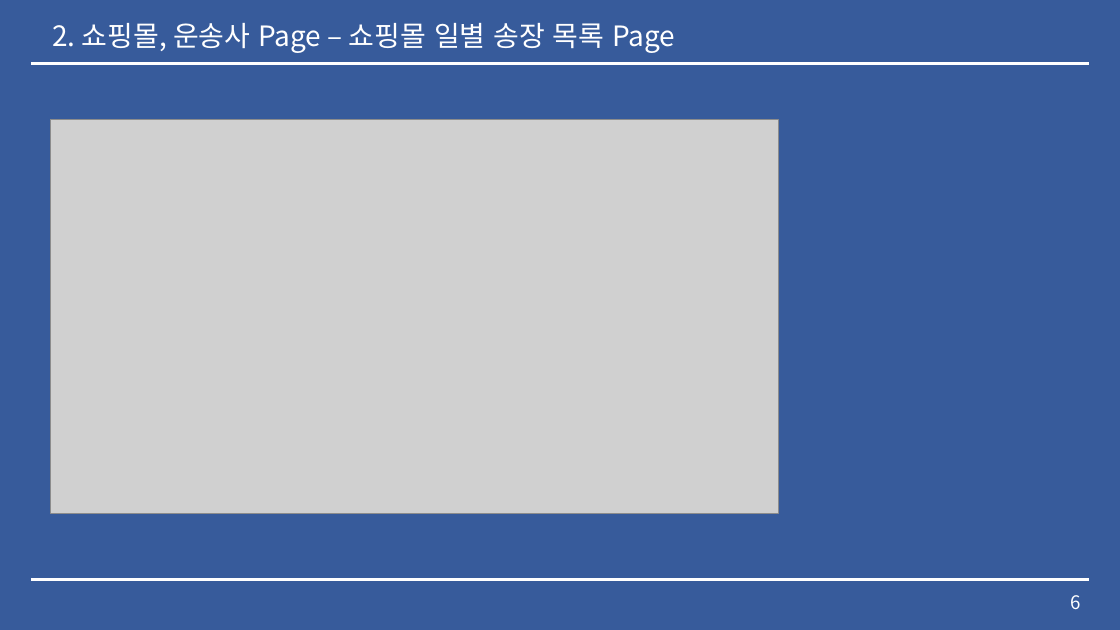
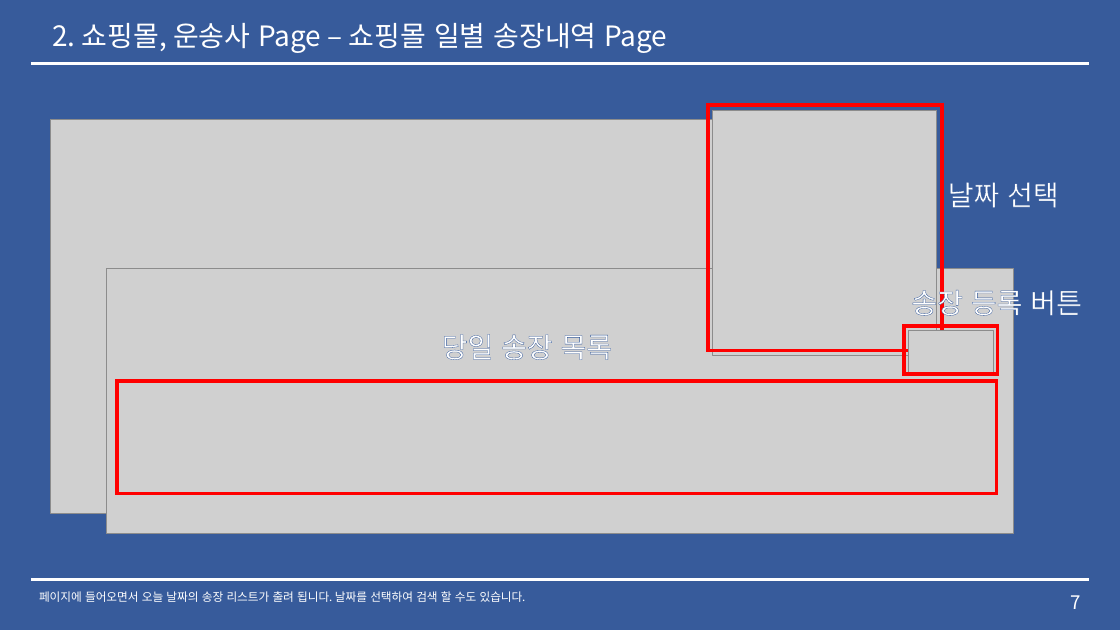
Before and after one commit to lx9203/fulfillmentBlue, a slide deck: slide 7 of Fulfillment 중간발표.pptx (slide 6 before the commit). Drawn at 1120x630 pixels with LibreOffice and Linux fonts; fonts in the diff are those of the drawing; grey boxes stand for pictures. Boxes give left, top, right and bottom in pixels: in the first picture for what was removed or moved away, otherwise in the second. Text is boxed around its words. In the diff, an @@ line names an element or a change of style, - is before the commit and + after.

```diff
--- a/Fulfillment 중간발표.pptx
+++ b/Fulfillment 중간발표.pptx
@@ text at [52, 23, 667, 53]: text changed @@
-2. 쇼핑몰, 운송사 Page – 쇼핑몰 일별 송장 목록 Page
+2. 쇼핑몰, 운송사 Page – 쇼핑몰 일별 송장내역 Page
@@ rectangle added at [708, 105, 943, 350], outline #FF0000 3 pt @@
@@ picture added at [712, 110, 937, 355] @@
@@ text added at [948, 182, 1059, 208], 24 pt, text #FFFFFF @@
+날짜 선택
@@ picture added at [107, 269, 1014, 534] @@
@@ text added at [911, 285, 1082, 321], 24 pt, text #FFFFFF @@
+송장 등록 버튼
@@ rectangle added at [904, 326, 998, 374], outline #FF0000 3 pt @@
@@ text added at [442, 334, 613, 360], 24 pt, text #FFFFFF @@
+당일 송장 목록
@@ picture added at [908, 330, 994, 372] @@
@@ rectangle added at [117, 381, 996, 494], outline #FF0000 3 pt @@
@@ text added at [39, 591, 526, 602], 10 pt, text #FFFFFF @@
+페이지에 들어오면서 오늘 날짜의 송장 리스트가 출려 됩니다. 날짜를 선택하여 검색 할 수도 있습니다.
@@ page number at [1070, 595, 1080, 609]: text changed @@
-6
+7
```
Also in this commit, not shown: 11 other slides changed, 2 slides added, 6 other files.
